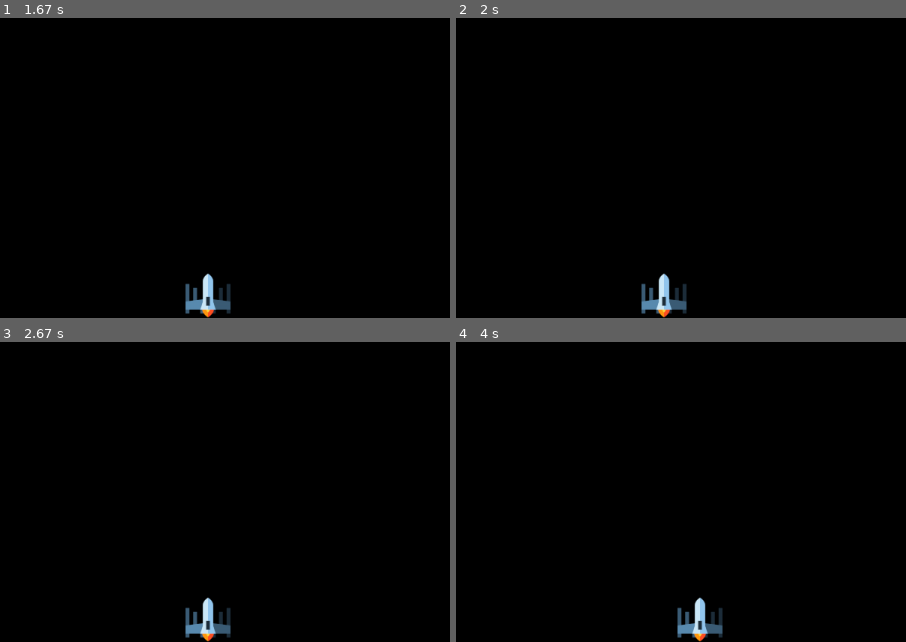
Above: before the commit, frames 1-4 (two rows, left to right).
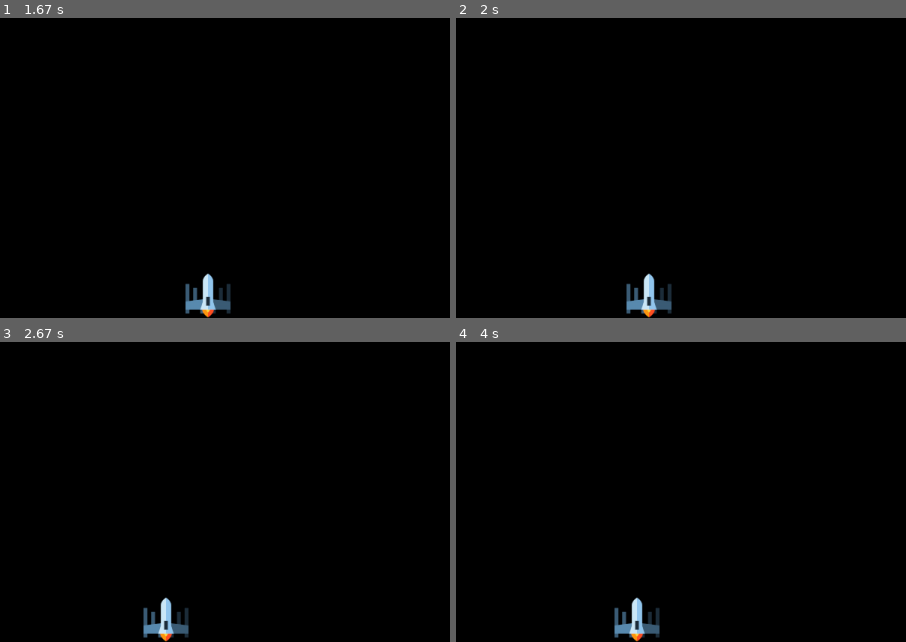
Above: after the commit, the same moments.

Repository: AleSpreafico/alien_invasion_pygame
Game: pygame game, started from alien_invasion.py
Two runs of this game, one before a commit and one after it. Both use one fixed random seed, a clock stepped at 60 frames per second and the inputs below.
Inputs:
- Up to frame 1 (1.67 s): tap Enter at 0.33 s; hold Right 0.67-1.13 s; hold Right 1.17-1.63 s
- Up to frame 2 (2 s): hold Left from 1.67 s (still down)
- Up to frame 3 (2.67 s): release Left at 2.2 s; hold Left 2.23-2.63 s
- Up to frame 4 (4 s): hold Right 2.67-3.3 s; hold Left 3.33-3.8 s; hold Right from 3.83 s (still down)
The pictures show only the part of the screen within x 32-82%, y 50-100%; the shares and areas given below are measured in that part.

Frame 1 is identical in both runs. In frame 2, 1.2% of the frame differs, in the area x 37-52%, y 85-100%; in frame 3, 1.5%; in frame 4, 1.7%, in the area x 35-60%, y 85-100%.

Commit message:
Ship now moves left with cointinous movenebt on key pressed too

Diff:
--- a/helpers.py
+++ b/helpers.py
@@ -12,11 +12,14 @@
         elif event.type == pygame.KEYDOWN:
             if event.key == pygame.K_RIGHT:
                 ship.moving_right = True
+            elif event.key == pygame.K_LEFT:
+                ship.moving_left = True
 
         elif event.type == pygame.KEYUP:
             if event.key == pygame.K_RIGHT:
                 ship.moving_right = False
-
+            elif event.key == pygame.K_LEFT:
+                ship.moving_left = False
 
 def update_screen(settings, screen, ship):
     screen.fill(settings.bg_color)
--- a/ship.py
+++ b/ship.py
@@ -14,10 +14,13 @@
         self.rect.bottom = self.screen_rect.bottom
 
         self.moving_right = False
+        self.moving_left = False
 
     def update(self):
         if self.moving_right:
             self.rect.centerx += 1
+        elif self.moving_left:
+            self.rect.centerx -= 1
 
     def blitme(self):
         """ draw ship """
